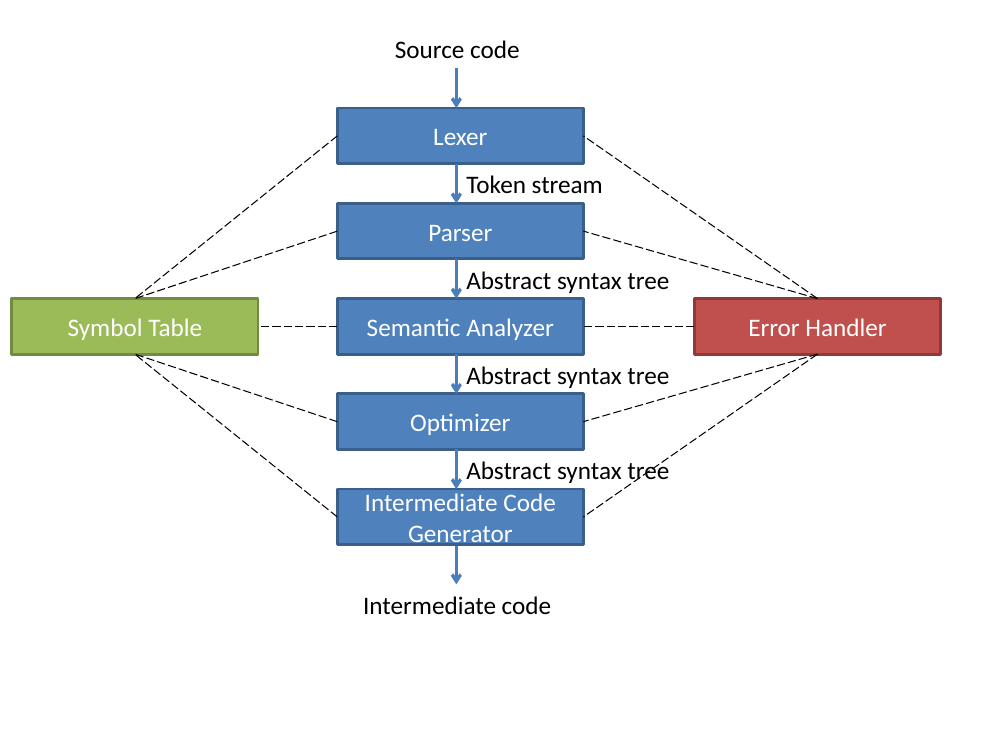
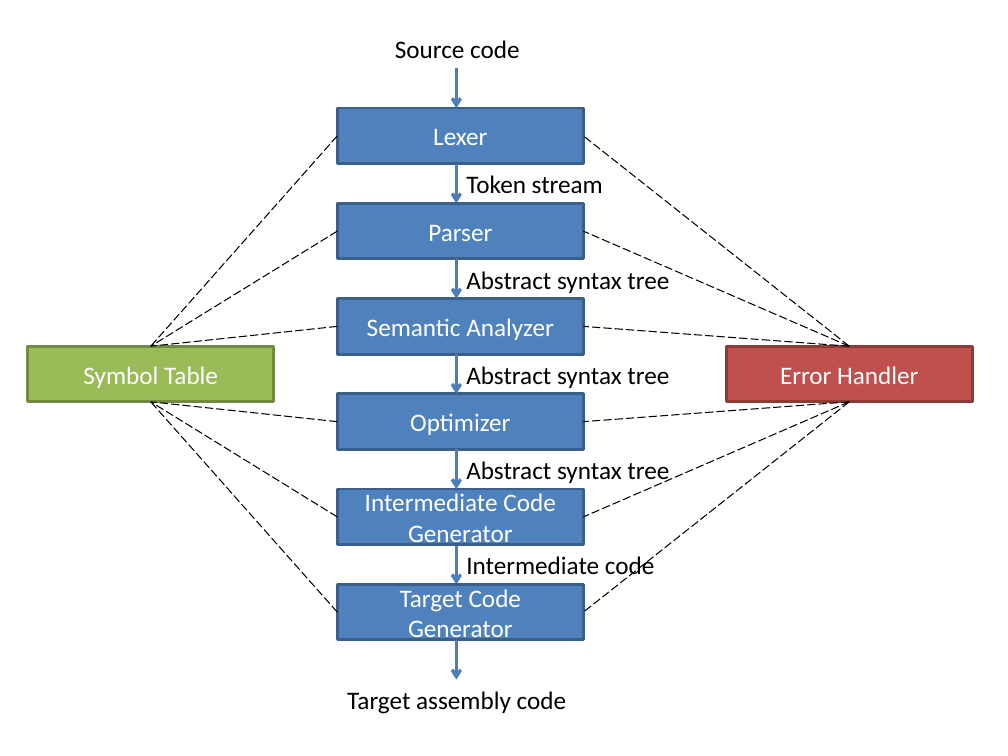
Before and after one commit to fredrik-rose/SeaSubCompiler, a slide deck: slide 1 of img/Architecture.pptx. Drawn at 1008x756 pixels with LibreOffice and Linux fonts; fonts in the diff are those of the drawing. Boxes give left, top, right and bottom in pixels: in the first picture for what was removed or moved away, otherwise in the second. Text is boxed around its words. In the diff, an @@ line names an element or a change of style, - is before the commit and + after.

Commit message:
Add target code generator to the sea sub compiler
Compiles intermediate code to x86-64 assembler.

```diff
--- a/img/Architecture.pptx
+++ b/img/Architecture.pptx
@@ line moved from (338, 136) - (135, 298) to (338, 136) - (151, 347) @@
@@ line moved from (817, 298) - (584, 136) to (850, 347) - (584, 136) @@
@@ line moved from (338, 231) - (135, 298) to (338, 231) - (151, 347) @@
@@ line moved from (817, 298) - (584, 231) to (850, 347) - (584, 231) @@
@@ line moved from (338, 327) - (258, 327) to (338, 327) - (151, 347) @@
@@ line moved from (695, 327) - (584, 327) to (850, 347) - (584, 327) @@
@@ rectangle "Symbol Table": place and size @@
-rectangle "Symbol Table" at [12, 298, 258, 354]
+rectangle "Symbol Table" at [28, 347, 274, 402]
@@ rectangle "Error Handler": place and size @@
-rectangle "Error Handler" at [695, 298, 940, 354]
+rectangle "Error Handler" at [726, 347, 972, 402]
@@ line moved from (338, 517) - (135, 354) to (338, 517) - (151, 402) @@
@@ line moved from (338, 421) - (135, 354) to (338, 421) - (151, 402) @@
@@ line added from (338, 612) to (151, 402), #000000 0.75 pt dashed @@
@@ line moved from (817, 354) - (584, 517) to (850, 402) - (584, 517) @@
@@ line moved from (817, 354) - (584, 421) to (850, 402) - (584, 421) @@
@@ line added from (850, 402) to (584, 612), #000000 0.75 pt dashed @@
@@ text "Intermediate code" rewrapped from [363, 596, 551, 614] to [466, 556, 654, 581] @@
@@ rectangle added at [338, 585, 584, 640], fill #4F81BD, outline #3A5F8C 2 pt, 18 pt, text #FFFFFF @@
+Target Code Generator
@@ arrow added from (457, 640) to (457, 679), #4B7EBC 2.25 pt @@
@@ text added at [347, 691, 566, 714], 18 pt, text #000000 @@
+Target assembly code
```
Also in this commit, not shown: 8 other files.
